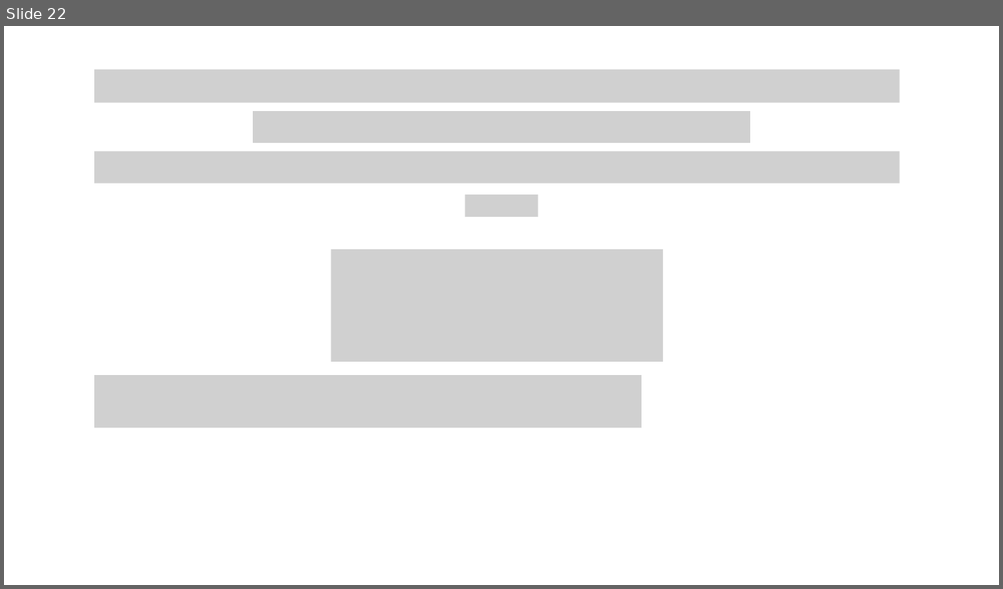
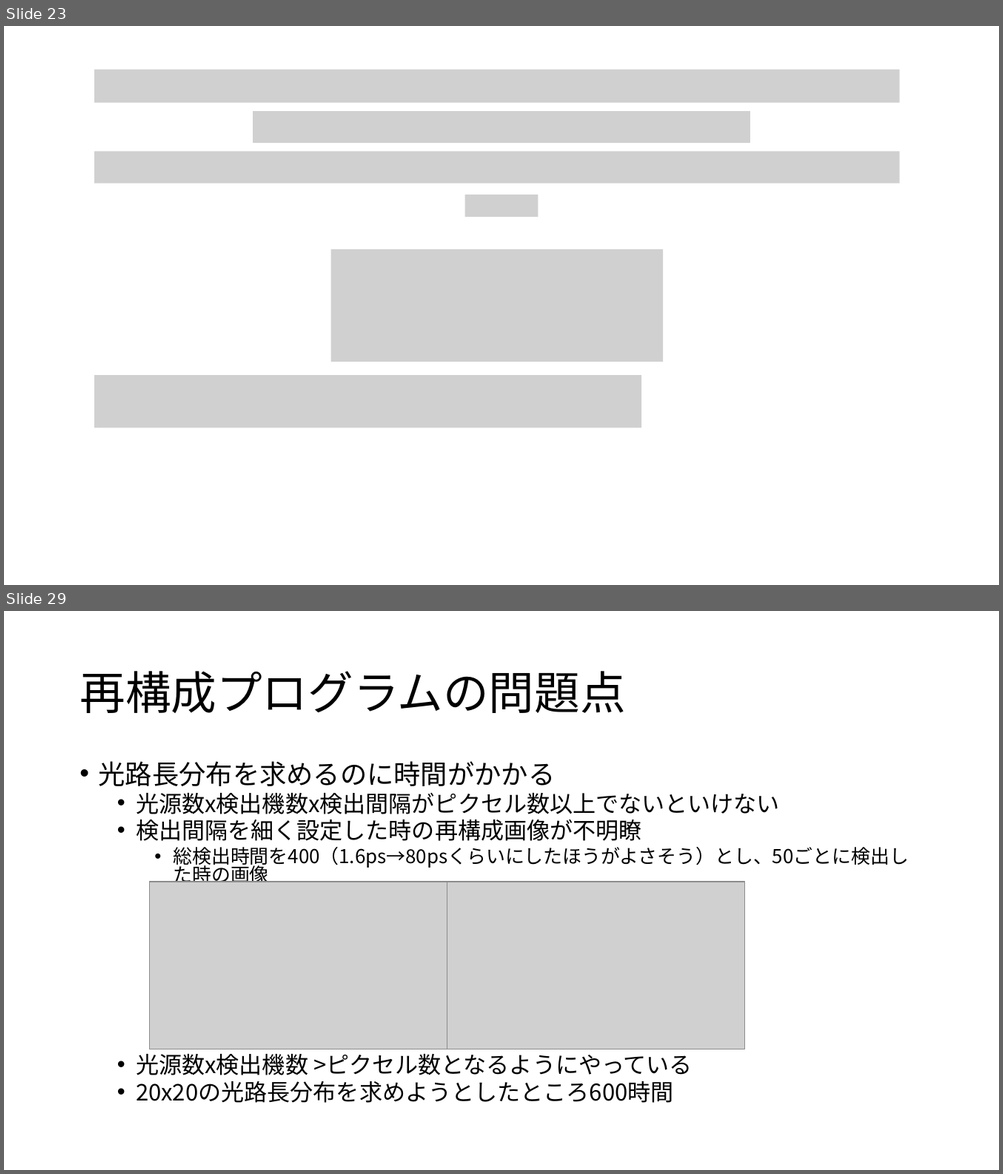
Before and after one commit to atuyoti/dot, a slide deck: slide/0519.pptx. Shown one above the other, each under a label of ours: slide 22 before the commit, slides 23 and 29 after it; the slides between them are not shown. The pictures are 1003x589 and 1003x1174 pixels, drawn with LibreOffice and Linux fonts; fonts in the diff are those of the drawing; grey boxes stand for pictures. Boxes give left, top, right and bottom in pixels: in the first picture for what was removed or moved away, otherwise in the second. Text is boxed around its words. In the diff, an @@ line names an element or a change of style, - is before the commit and + after.

```diff
--- a/slide/0519.pptx
+++ b/slide/0519.pptx
@@ slide 29 added at <box>4,611,999,1170</box>, background #FFFFFF @@
@@ title added at <box>79,671,625,713</box>, 44 pt, text #000000 @@
+再構成プログラムの問題点
@@ text added at <box>99,761,908,1103</box>, 22.2 pt, text #000000 @@
+• 光路長分布を求めるのに時間がかかる
+  • 光源数x検出機数x検出間隔がピクセル数以上でないといけない
+  • 検出間隔を細く設定した時の再構成画像が不明瞭
+    • 総検出時間を400（1.6ps→80psくらいにしたほうがよさそう）とし、50ごとに検出した時の画像
+  • 光源数x検出機数 >ピクセル数となるようにやっている
+  • 20x20の光路長分布を求めようとしたところ600時間
@@ picture added at <box>150,882,447,1049</box> @@
@@ picture added at <box>447,882,745,1049</box> @@
@@ what was slide 22 is now slide 23 @@
```
Also in this commit, not shown: 3 slides changed, 20 other slides added.
